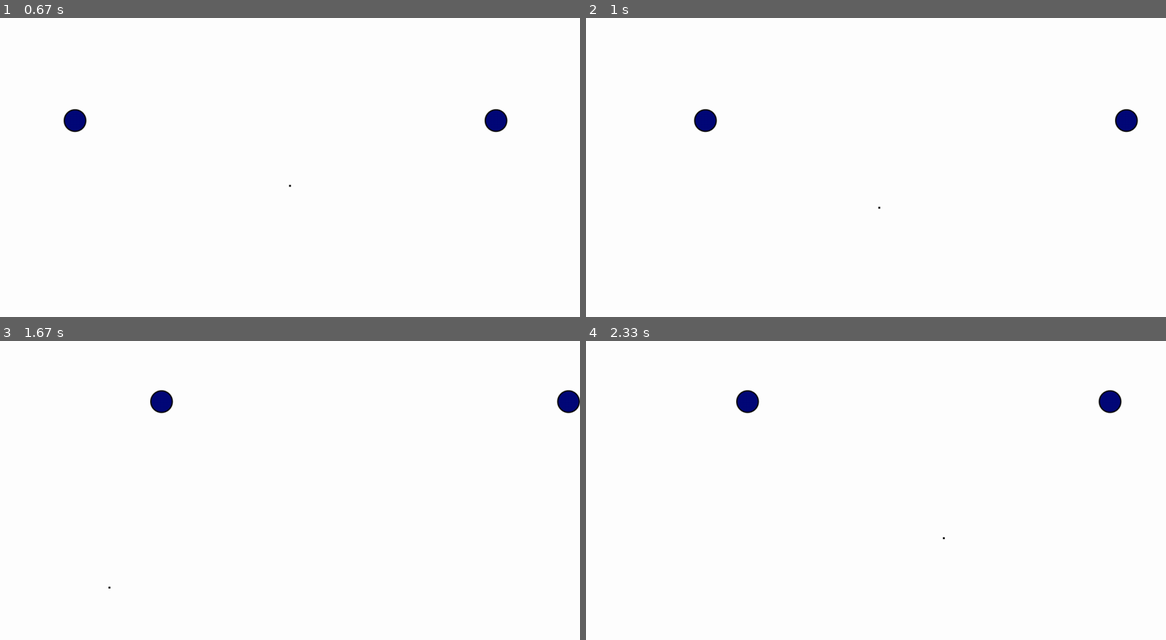
Above: before the commit, frames 1-4 (two rows, left to right).
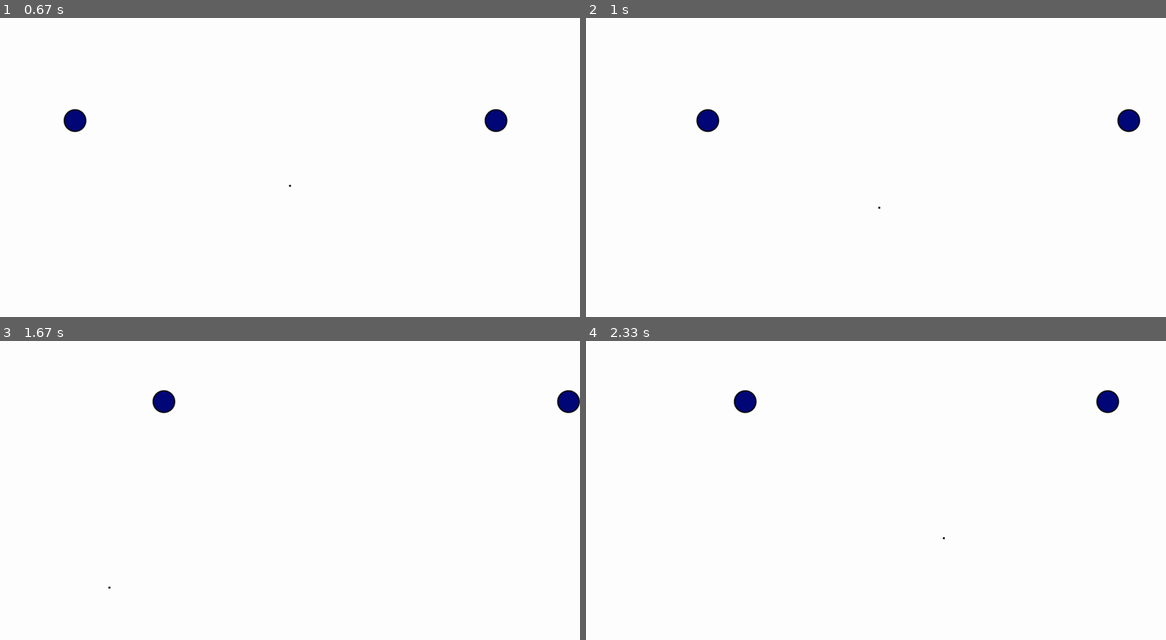
Above: after the commit, the same moments.

Repository: fanagiannis/DECK-COMMANDER
Game: pygame game, started from Game.py
Two runs of this game, one before a commit and one after it. Both use one fixed random seed, a clock stepped at 60 frames per second and the inputs below.
Inputs (mouse positions are in pixels of both pictures, inside the frame that each line leads up to):
- Up to frame 1 (0.67 s): click (290, 185) at 0.38 s
- Up to frame 2 (1 s): hold Right from 0.67 s (still down); hold D from 0.67 s (still down); click (881, 206) at 0.75 s
- Up to frame 3 (1.67 s): release Right at 1.13 s; release D at 1.13 s; hold Up 1.17-1.47 s; hold W 1.17-1.47 s; click (348, 583) at 1.25 s; hold Right from 1.5 s (still down); hold D from 1.5 s (still down); click (110, 586) at 1.58 s
- Up to frame 4 (2.33 s): release Right at 1.97 s; release D at 1.97 s; hold Left from 2 s (still down); hold A from 2 s (still down); click (945, 538) at 2.08 s

Frame 1 is identical in both runs. In frame 2, 0.3% of the frame differs, in the area x 18-96%, y 30-39%; in frame 3, 0.1%; in frame 4, 0.3%.

Commit message:
0.3.3.7.2

Diff:
--- a/Game.py
+++ b/Game.py
@@ -99,7 +99,7 @@
         self.rect.move_ip(self.speed,0)
         if self.rect.x >= display_width:
             self.kill()
-        surface.blit(surface,self.rect)
+        surface.blit(surface,(self.posx,self.posy))
 
 
 
@@ -154,7 +154,7 @@
             self.rect.top= 0
 
     def spawn(self,surface):
-        surface.blit(self.image,self.rect.center)
+        surface.blit(self.image,self.rect)
 
 
 
@@ -272,13 +272,7 @@
 
     display_window.fill(color_white)
 
- #SPAWN
-
-    P.spawn(display_window)
-
-    if Multiplayer:
-        P2.spawn(display_window)
-    HUD_AIM.spawn(display_window)
+
 
     for event in pygame.event.get():
         if event.type==QUIT or pygame.key.get_pressed()==[K_ESCAPE]:
@@ -312,6 +306,14 @@
             P2.stop()
         message("GAME OVER ! ",color_black,220,150)
 
+    #SPAWN
+
+    P.spawn(display_window)
+
+    if Multiplayer:
+        P2.spawn(display_window)
+    HUD_AIM.spawn(display_window)
+
 
     pygame.display.update()
     game_fps.tick(FPS)
